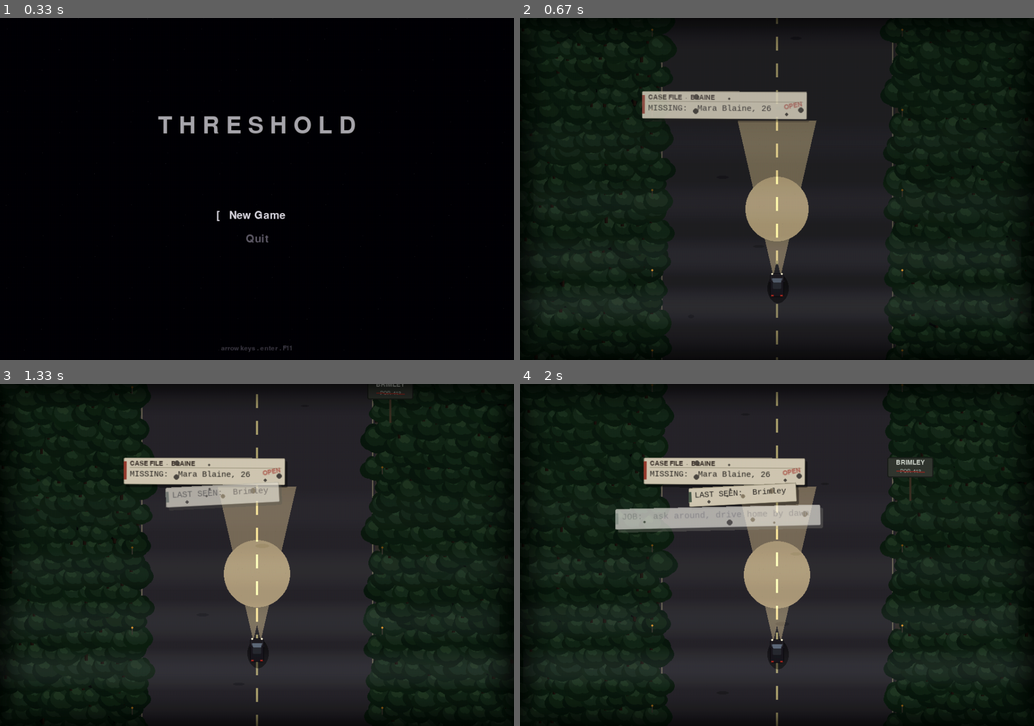
Above: before the commit, frames 1-4 (two rows, left to right).
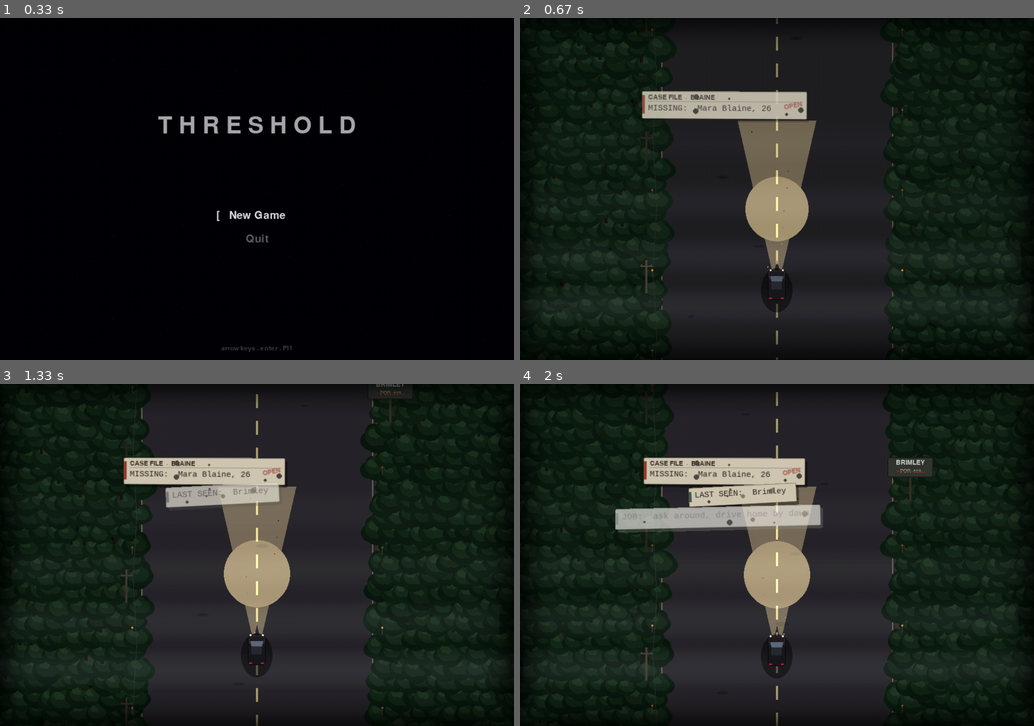
Above: after the commit, the same moments.

Repository: AV-ASU/Threshold
Game: pygame game, started from main.py
The game is run twice, just before and just after one commit, with the same random seed, the same clock (stepped at 60 frames per second) and the same inputs.
Inputs:
- Up to frame 1 (0.33 s): no input
- Up to frame 2 (0.67 s): tap Enter at 0.33 s
- Up to frame 3 (1.33 s): hold Up 0.67-1.13 s
- Up to frame 4 (2 s): no input

Frame 1 is identical in both runs. In frame 2, 0.2% of the frame differs, in the area x 23-53%, y 13-94%; in frame 3, 0.3%, in the area x 23-55%, y 5-98%; in frame 4, 0.3%.

Commit message:
Enlarge the opening car; add a power line and beam motes
Make _draw_car scalable and draw it at 1.3x so the car reads as a clear
presence on the road rather than a speck. Add two finishing details to the
night drive: a lonely power line down the left shoulder (poles standing
above the canopy with a wire sagging pole to pole, flaring as the
headlights pass), and dust/moths drifting up through the headlight beam --
a little life in the only light for miles.

https://claude.ai/code/session_01WrwS5i6eVUcuwZtzFH1N9w

Diff:
--- a/systems/game.py
+++ b/systems/game.py
@@ -2499,52 +2499,64 @@
         bedroom wake). Called on completion or a silent ESC skip."""
         self._start_play()
 
-    def _draw_car(self, s, cx, cy, light=1.0, exhaust=0.0):
+    def _draw_car(self, s, cx, cy, light=1.0, exhaust=0.0, scale=1.3):
         """Top-down car, facing up the road (forward). `light` dims the
         headlights with the engine; the taillights stay (battery). `exhaust`
-        (0..1) puffs idle smoke from the tail when the car stalls/dies."""
+        (0..1) puffs idle smoke from the tail when the car stalls/dies.
+        `scale` sizes the whole car (1.0 = the original footprint)."""
+        k = scale
+
+        def R(x, y, w, h):                       # rect in car-local units
+            return pygame.Rect(int(cx + x * k), int(cy + y * k),
+                               max(1, int(w * k)), max(1, int(h * k)))
+
+        def P(x, y):                             # point in car-local units
+            return (int(cx + x * k), int(cy + y * k))
+        rad = lambda v: max(2, int(v * k))       # noqa: E731
         # Exhaust drifts back (down-screen) from the tail pipes.
         if exhaust > 0.01:
             t = pygame.time.get_ticks() / 1000.0
-            puff = pygame.Surface((40, 40), pygame.SRCALPHA)
+            pw = int(48 * k)
+            puff = pygame.Surface((pw, pw), pygame.SRCALPHA)
             for i in range(3):
                 pp = (t * 1.3 + i * 0.45) % 1.0
-                py = int(20 + pp * 22)
-                pr = int(4 + pp * 9)
+                pr = int((4 + pp * 9) * k)
                 pa = int(70 * (1 - pp) * exhaust)
                 if pa > 0:
-                    pygame.draw.circle(puff, (90, 92, 96, pa),
-                                       (20 + int(math.sin(t * 2 + i) * 3), py), pr)
-            s.blit(puff, (cx - 20, cy + 18))
+                    pygame.draw.circle(
+                        puff, (90, 92, 96, pa),
+                        (pw // 2 + int(math.sin(t * 2 + i) * 3),
+                         int((4 + pp * 28) * k)), pr)
+            s.blit(puff, (int(cx - 24 * k), int(cy + 18 * k)))
         # Drop shadow on the road.
-        sh = pygame.Surface((40, 56), pygame.SRCALPHA)
-        pygame.draw.ellipse(sh, (0, 0, 0, 110), (0, 0, 40, 56))
-        s.blit(sh, (cx - 18, cy - 22))
+        shw, shh = int(46 * k), int(64 * k)
+        sh = pygame.Surface((shw, shh), pygame.SRCALPHA)
+        pygame.draw.ellipse(sh, (0, 0, 0, 110), (0, 0, shw, shh))
+        s.blit(sh, (int(cx - 23 * k), int(cy - 24 * k)))
         # Body: dark hull with a faint top sheen (headlight spill back-scatter).
-        body = pygame.Rect(cx - 13, cy - 22, 26, 44)
-        pygame.draw.rect(s, (26, 24, 30), body, border_radius=5)
-        pygame.draw.rect(s, (44, 42, 50), (cx - 13, cy - 22, 26, 14), border_radius=5)
-        pygame.draw.rect(s, (9, 8, 11), body, 1, border_radius=5)
+        body = R(-13, -22, 26, 44)
+        pygame.draw.rect(s, (26, 24, 30), body, border_radius=rad(5))
+        pygame.draw.rect(s, (44, 42, 50), R(-13, -22, 26, 14), border_radius=rad(5))
+        pygame.draw.rect(s, (9, 8, 11), body, 1, border_radius=rad(5))
         # Hood + windshield (front), roof, rear window.
-        pygame.draw.rect(s, (30, 28, 34), (cx - 11, cy - 20, 22, 7), border_radius=2)
+        pygame.draw.rect(s, (30, 28, 34), R(-11, -20, 22, 7), border_radius=rad(2))
         wsh = (int(70 * light + 26), int(78 * light + 28), int(92 * light + 30))
-        pygame.draw.polygon(s, wsh, [(cx - 9, cy - 13), (cx + 9, cy - 13),
-                                     (cx + 7, cy - 6), (cx - 7, cy - 6)])  # windshield
-        pygame.draw.rect(s, (40, 42, 50), (cx - 8, cy - 5, 16, 12), border_radius=2)  # roof
-        pygame.draw.rect(s, (24, 26, 32), (cx - 7, cy + 8, 14, 5), border_radius=2)   # rear glass
+        pygame.draw.polygon(s, wsh, [P(-9, -13), P(9, -13), P(7, -6), P(-7, -6)])
+        pygame.draw.rect(s, (40, 42, 50), R(-8, -5, 16, 12), border_radius=rad(2))
+        pygame.draw.rect(s, (24, 26, 32), R(-7, 8, 14, 5), border_radius=rad(2))
         # Side mirrors.
-        pygame.draw.rect(s, (24, 22, 28), (cx - 15, cy - 9, 3, 3))
-        pygame.draw.rect(s, (24, 22, 28), (cx + 12, cy - 9, 3, 3))
+        pygame.draw.rect(s, (24, 22, 28), R(-15, -9, 3, 3))
+        pygame.draw.rect(s, (24, 22, 28), R(12, -9, 3, 3))
         # Headlights + a tight hot core.
         hl = (int(235 * light), int(228 * light), int(190 * light))
-        for hx in (cx - 9, cx + 9):
-            pygame.draw.circle(s, hl, (hx, cy - 21), 2)
-            pygame.draw.circle(s, (255, 250, 230), (hx, cy - 21), 1)
+        for hx in (-9, 9):
+            pygame.draw.circle(s, hl, P(hx, -21), max(2, int(2 * k)))
+            pygame.draw.circle(s, (255, 250, 230), P(hx, -21), max(1, int(k)))
         # Taillights (battery — stay lit even when the engine's dead).
-        pygame.draw.rect(s, (150, 34, 26), (cx - 11, cy + 18, 5, 3))
-        pygame.draw.rect(s, (150, 34, 26), (cx + 6, cy + 18, 5, 3))
-        pygame.draw.rect(s, (210, 70, 60), (cx - 10, cy + 19, 2, 1))
-        pygame.draw.rect(s, (210, 70, 60), (cx + 7, cy + 19, 2, 1))
+        pygame.draw.rect(s, (150, 34, 26), R(-11, 18, 5, 3))
+        pygame.draw.rect(s, (150, 34, 26), R(6, 18, 5, 3))
+        pygame.draw.rect(s, (210, 70, 60), R(-10, 19, 2, 1))
+        pygame.draw.rect(s, (210, 70, 60), R(7, 19, 2, 1))
 
     def _draw_case_card(self, header, lines, stamp, cx, cy, t_local, hold,
                         seed):
@@ -2747,6 +2759,39 @@
         forest.fill((d, d, d, 255), special_flags=pygame.BLEND_RGB_MULT)
         s.blit(forest, (0, 0))
 
+        # A lonely power line down the left shoulder: poles standing above the
+        # canopy with a wire sagging from pole to pole. (The right shoulder
+        # carries the BRIMLEY sign.) Draws over the trees so it reads as
+        # roadside, not lost in the forest.
+        pole_sp, pole_x, ph_h = 240, rx0 - 24, 58
+
+        def _attach(idx):
+            return (pole_x + 12, int(scroll - idx * pole_sp) - ph_h + 9)
+        lo = int(scroll // pole_sp) - H // pole_sp - 2
+        hi = int(scroll // pole_sp) + 2
+        wire_c = L((48, 50, 54))
+        for idx in range(lo, hi):
+            ax, ay = _attach(idx)
+            bx, by = _attach(idx + 1)
+            if max(ay, by) < -60 or min(ay, by) > H + 60:
+                continue
+            pygame.draw.lines(s, wire_c, False,
+                              [(ax, ay), ((ax + bx) // 2 + 7,
+                                          (ay + by) // 2 + 9), (bx, by)], 1)
+        for idx in range(lo, hi):
+            yb = int(scroll - idx * pole_sp)
+            tp = yb - ph_h
+            if tp > H + 20 or yb < -20:
+                continue
+            flare = max(0.0, 1.0 - abs(yb - cy) / 200.0)
+            pc = (int(40 + 42 * flare * light), int(36 + 34 * flare * light),
+                  int(30 + 24 * flare * light))
+            pygame.draw.rect(s, pc, (pole_x - 2, tp, 4, ph_h))      # post
+            pygame.draw.rect(s, pc, (pole_x - 11, tp + 6, 23, 3))   # crossarm
+            pygame.draw.rect(s, pc, (pole_x - 2, tp - 4, 4, 6))     # cap
+            pygame.draw.circle(s, pc, (pole_x - 9, tp + 5), 1)      # insulators
+            pygame.draw.circle(s, pc, (pole_x + 9, tp + 5), 1)
+
         # Reflector posts on the shoulders -- amber dots that flare as the
         # headlights sweep past them.
         post_sp = 150
@@ -2804,9 +2849,21 @@
                                     (gx - rw, gy - int(rh * 0.62), 2 * rw, rh))
         s.blit(glow, (0, 0), special_flags=pygame.BLEND_RGBA_ADD)
 
+        # Dust / moths drifting up through the headlight beam -- a little
+        # life in the only light for miles. They rise toward the beam's
+        # reach and fade out, swaying side to side.
+        for i in range(7):
+            mt = (t * 0.55 + i * 0.37) % 1.0
+            my = int(cy - 24 - mt * (cy - top_y - 24))
+            mx = cx + int(math.sin(t * 1.3 + i * 2.1) * (16 + mt * 34))
+            mc = int(210 * (1 - mt) * min(1.0, light + 0.1))
+            if mc > 6:
+                pygame.draw.circle(s, (mc, int(mc * 0.94), int(mc * 0.74)),
+                                   (mx, my), 1)
+
         # The car. Exhaust puffs while it stalls and after it dies.
         exhaust = (1.0 - sp_frac) if ph in ("stall", "dead") else 0.0
-        self._draw_car(s, cx, cy, light, exhaust=exhaust)
+        self._draw_car(s, cx, cy, light, exhaust=exhaust, scale=1.3)
 
         # Film grain over the whole drive, for cohesion with the graded world.
         if getattr(self, "_opening_grain", None) is None:
